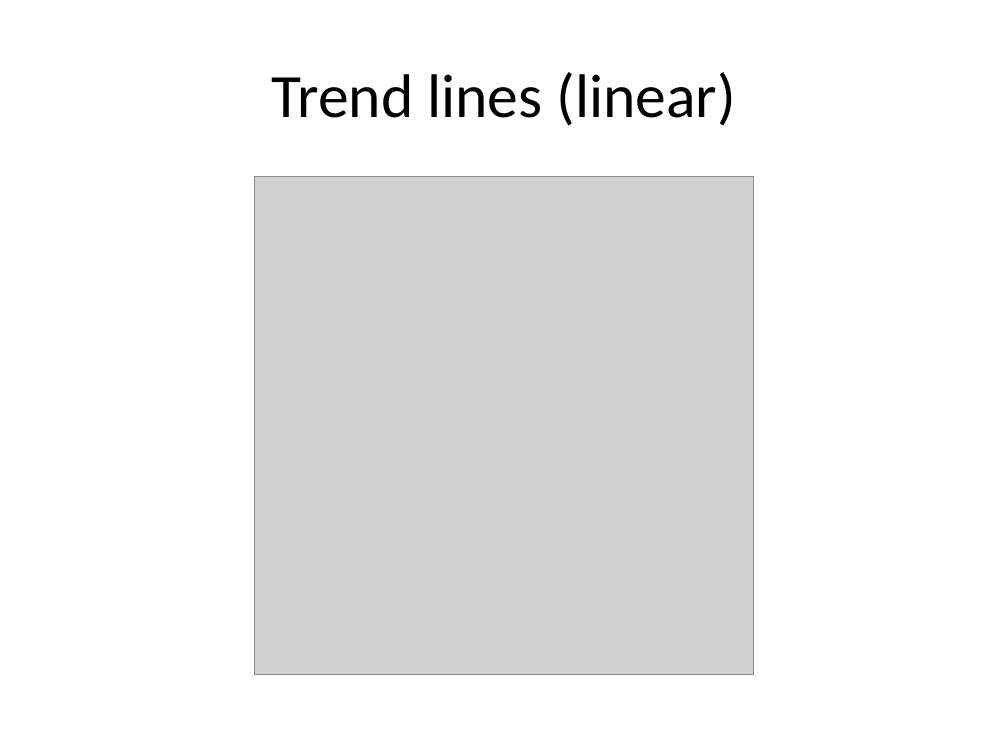
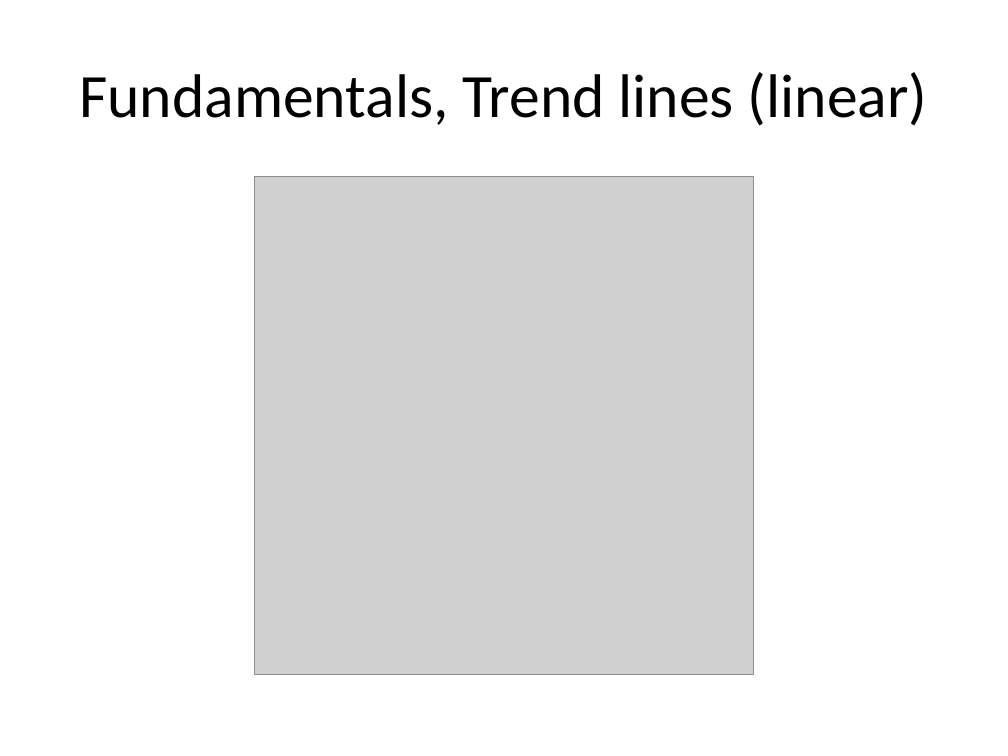
Before and after one commit to pmean/data-visualization, a slide deck: slide 18 of data-viz-03/component/fundamentals.pptx (slide 16 before the commit). Drawn at 1008x756 pixels with LibreOffice and Linux fonts; fonts in the diff are those of the drawing; grey boxes stand for pictures. Boxes give left, top, right and bottom in pixels: in the first picture for what was removed or moved away, otherwise in the second. Text is boxed around its words. In the diff, an @@ line names an element or a change of style, - is before the commit and + after.

```diff
--- a/data-viz-03/component/fundamentals.pptx
+++ b/data-viz-03/component/fundamentals.pptx
@@ title at (79,72,927,126): text changed @@
-Trend lines (linear)
+Fundamentals, Trend lines (linear)
```
Also in this commit, not shown: 16 other slides changed, 3 slides added, 8 other files.
